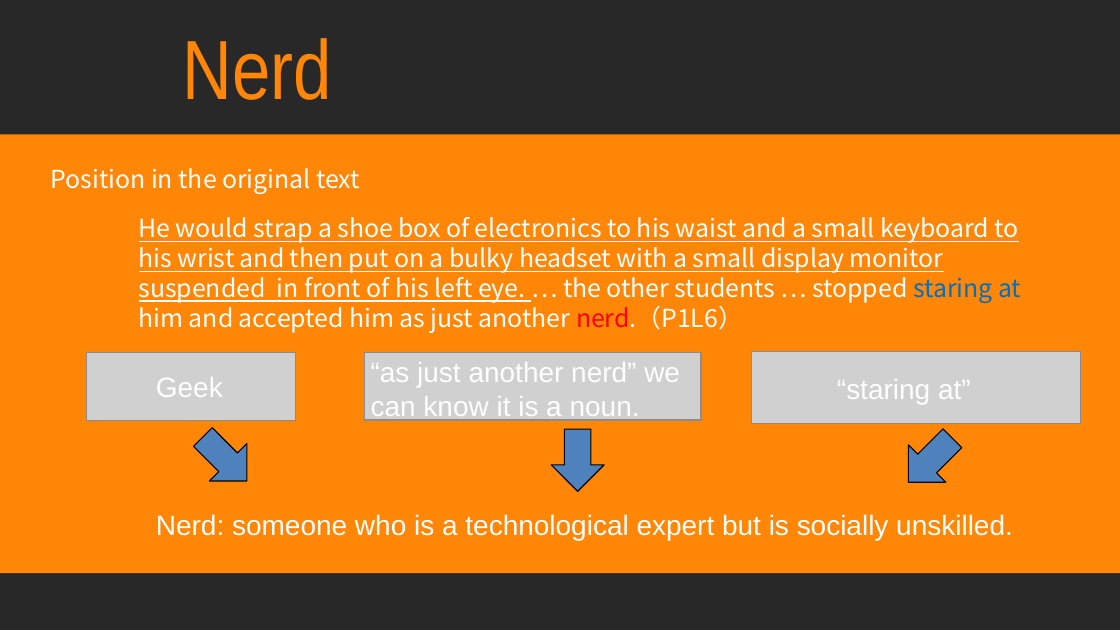
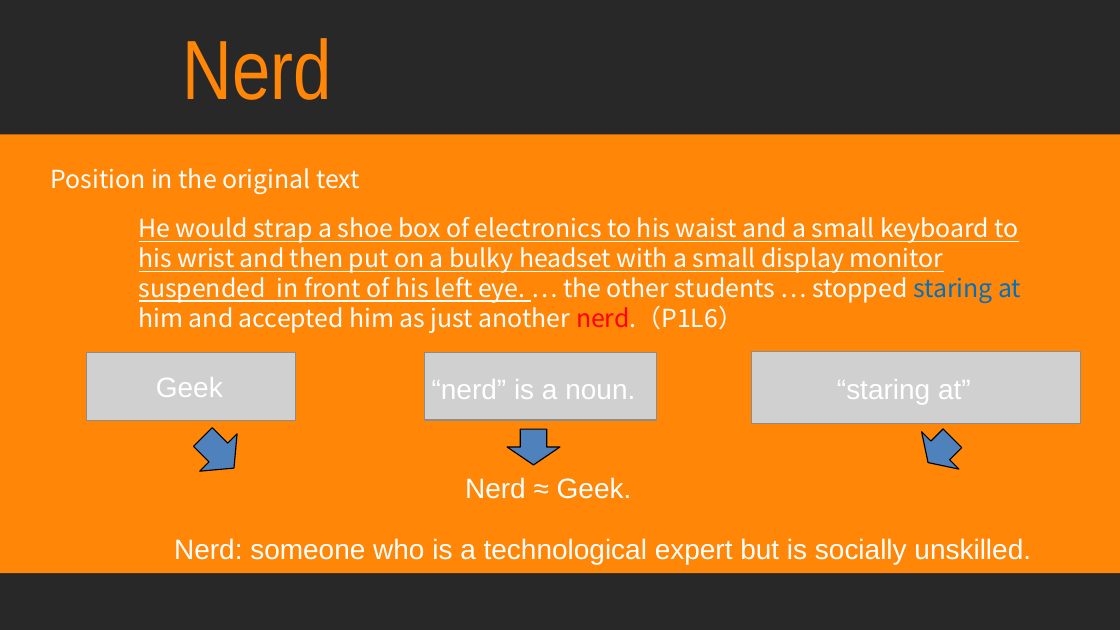
Before and after one commit to jxwb088047/Chapter_8_English, a slide deck: slide 6 of 林广和.pptx. Drawn at 1120x630 pixels with LibreOffice and Linux fonts; fonts in the diff are those of the drawing; grey boxes stand for pictures. Boxes give left, top, right and bottom in pixels: in the first picture for what was removed or moved away, otherwise in the second. Text is boxed around its words. In the diff, an @@ line names an element or a change of style, - is before the commit and + after.

```diff
--- a/林广和.pptx
+++ b/林广和.pptx
@@ picture: place and size @@
-picture at box(365, 353, 701, 420)
+picture at box(424, 353, 656, 420)
@@ text at box(432, 379, 635, 399): text changed @@
-“as just another nerd” we can know it is a noun.
+“nerd” is a noun.
@@ down arrow: place and size @@
-down arrow at box(184, 418, 265, 500)
+down arrow at box(184, 418, 252, 486)
@@ down arrow: place and size @@
-down arrow at box(551, 429, 604, 492)
+down arrow at box(507, 429, 560, 465)
@@ down arrow: place and size @@
-down arrow at box(889, 420, 971, 501)
+down arrow at box(909, 420, 971, 482)
@@ text added at box(465, 477, 632, 499), 18 pt, text #FFFFFF @@
+Nerd ≈ Geek.
@@ text "Nerd: someone who is a ...": place and size @@
-text "Nerd: someone who is a ..." at box(156, 514, 1013, 540)
+text "Nerd: someone who is a ..." at box(174, 538, 1031, 564)
```
Also in this commit, not shown: 2 other slides changed, 3 other files.
